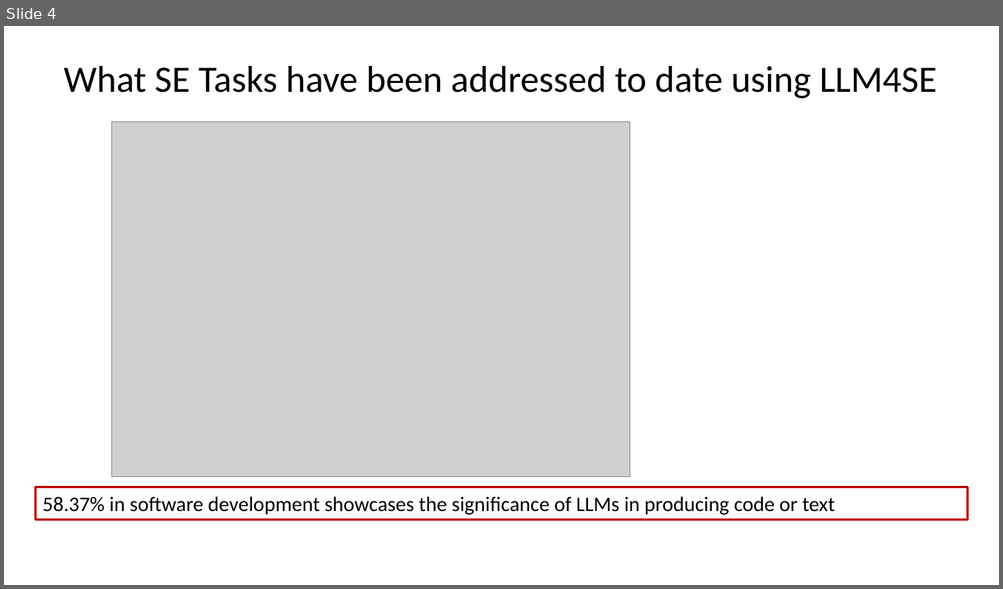
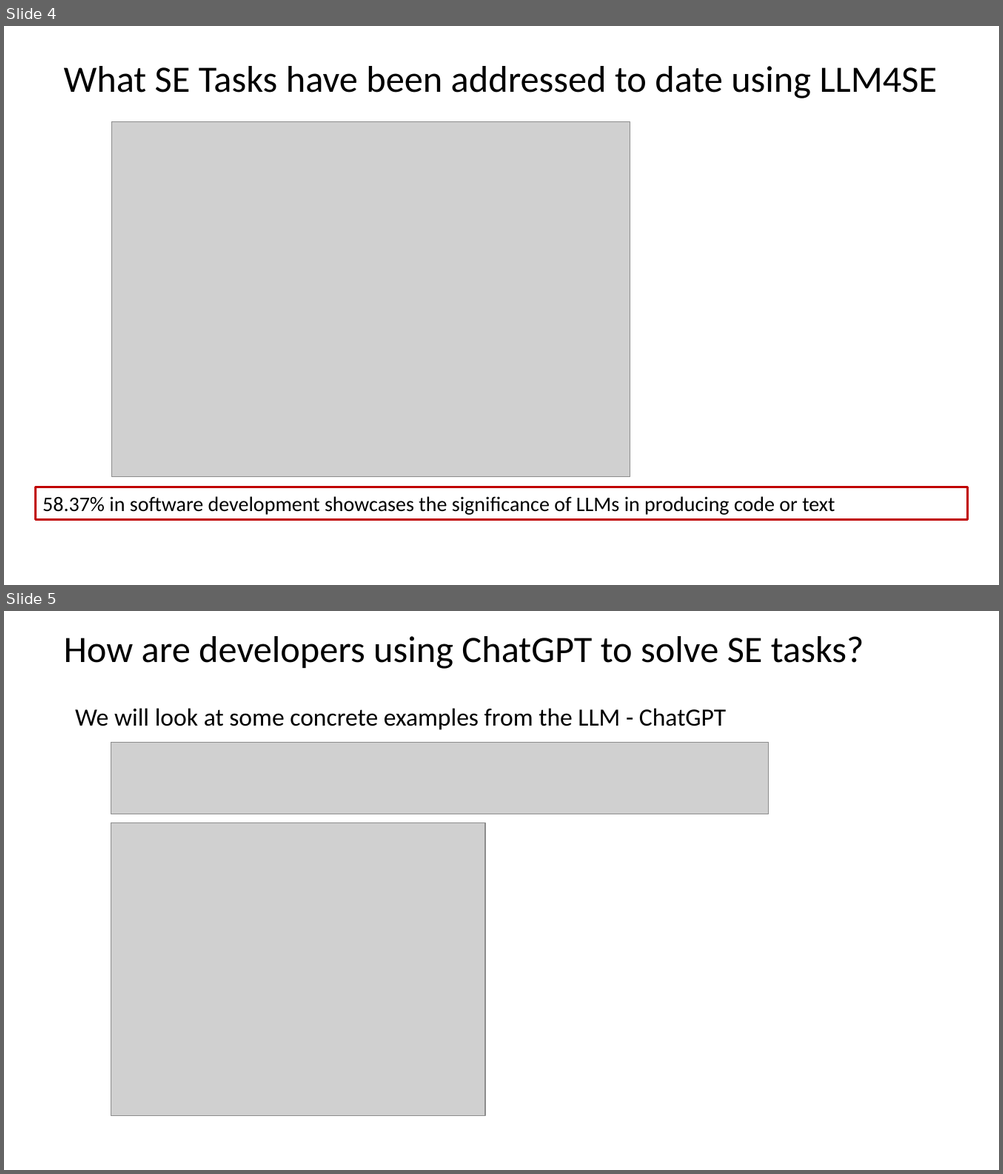
Before and after one commit to johnxu21/johnxu21.github.io, a slide deck: teaching/CS472/Timetable/LLM.pptx. Shown one above the other, each under a label of ours: slide 4 before the commit, slides 4 and 5 after it. The pictures are 1003x589 and 1003x1174 pixels, drawn with LibreOffice and Linux fonts; fonts in the diff are those of the drawing; grey boxes stand for pictures. Boxes give left, top, right and bottom in pixels: in the first picture for what was removed or moved away, otherwise in the second. Text is boxed around its words. In the diff, an @@ line names an element or a change of style, - is before the commit and + after.

```diff
--- a/teaching/CS472/Timetable/LLM.pptx
+++ b/teaching/CS472/Timetable/LLM.pptx
@@ slide 5 added at [4, 611, 999, 1170], background #FFFFFF @@
@@ title added at [64, 636, 864, 669], 36 pt, text #000000 @@
+How are developers using ChatGPT to solve SE tasks?
@@ text added at [75, 708, 726, 730], 24 pt, text #000000 @@
+We will look at some concrete examples from the LLM - ChatGPT
@@ picture added at [111, 743, 768, 815] @@
@@ picture added at [111, 823, 484, 1116] @@
```
Also in this commit, not shown: 1 slide changed, 1 other slide added, 2 slides removed, 1 other file.
